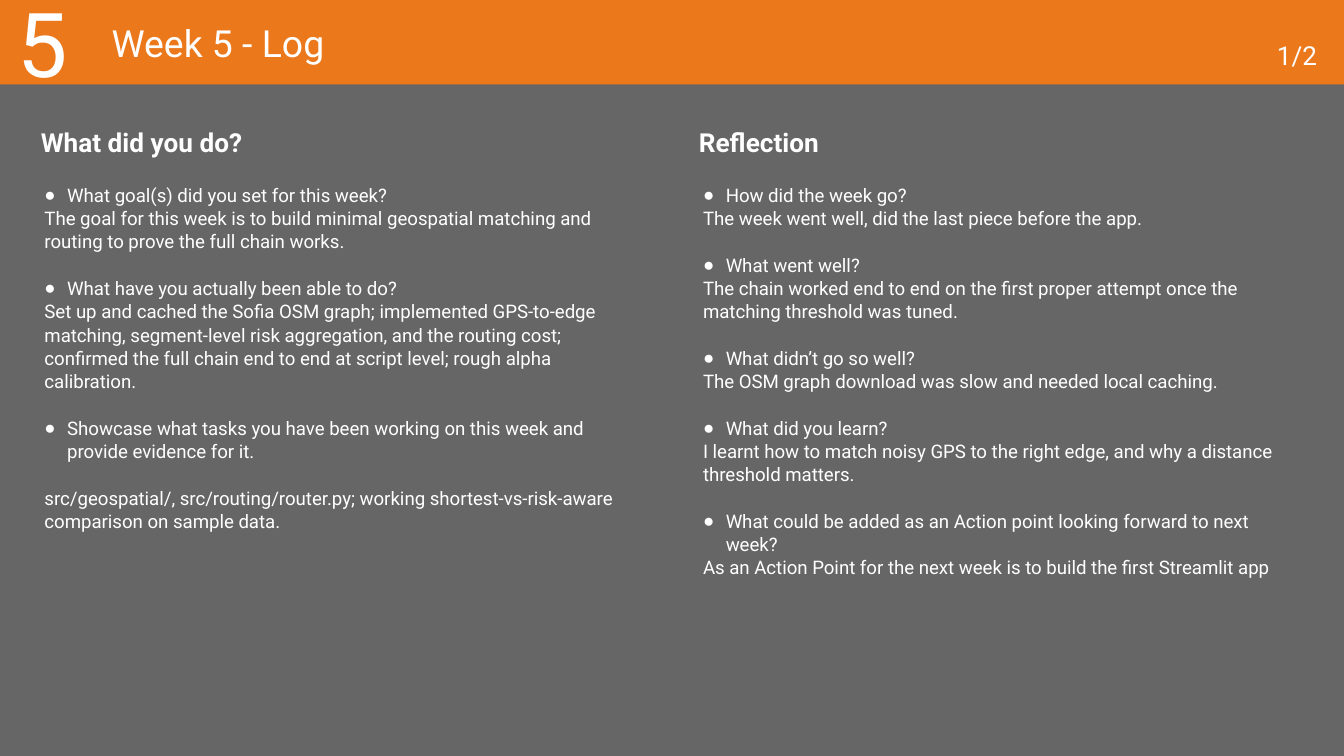
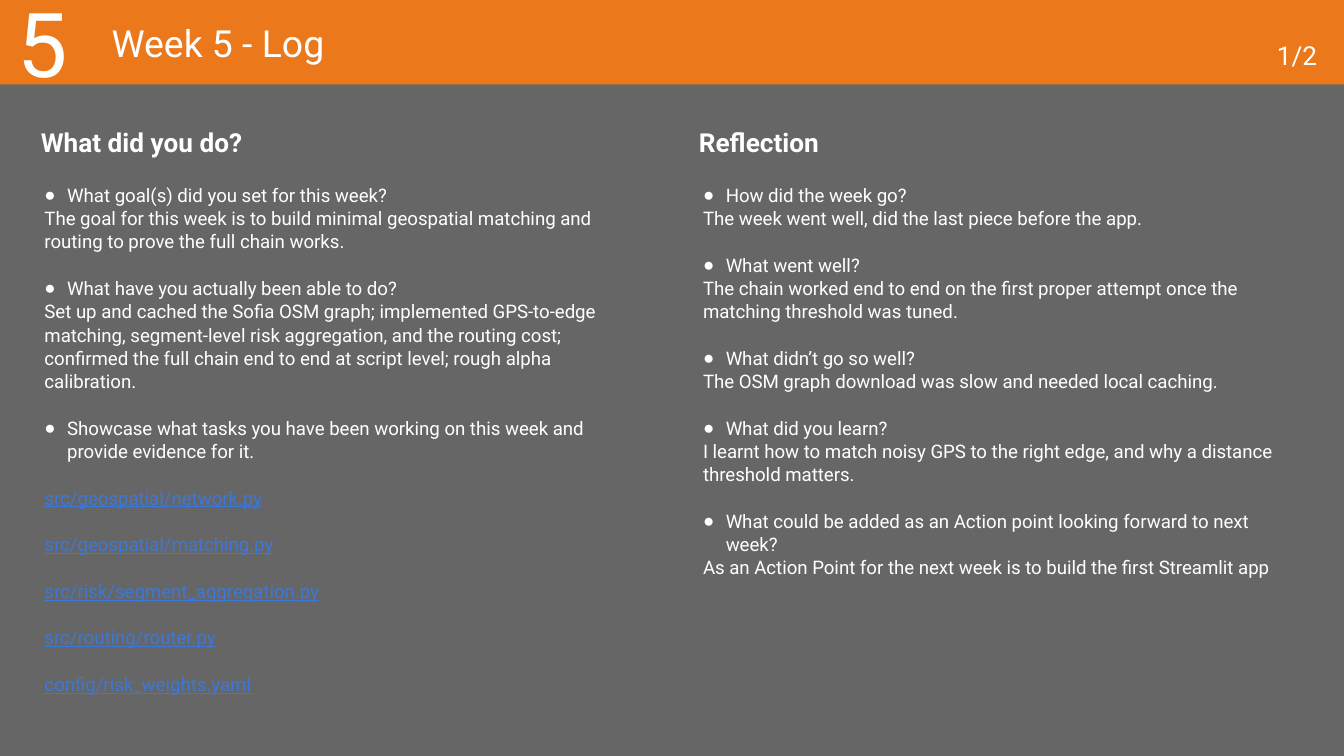
Before and after one commit to VladislavStoimenov235030/Vladislav_Stoimenov_Graduation_Project_25_26, a slide deck: slide 17 of thesis/evidencing/2026-27 Learning Log Graduation Project.pptx. Drawn at 1344x756 pixels with LibreOffice and Linux fonts; fonts in the diff are those of the drawing. Boxes give left, top, right and bottom in pixels: in the first picture for what was removed or moved away, otherwise in the second. Text is boxed around its words. In the diff, an @@ line names an element or a change of style, - is before the commit and + after.

```diff
--- a/thesis/evidencing/2026-27 Learning Log Graduation Project.pptx
+++ b/thesis/evidencing/2026-27 Learning Log Graduation Project.pptx
@@ text at box(44, 491, 319, 695): text changed; text colour #FFFFFF to #3C78D8 @@
-src/geospatial/, src/routing/router.py; working shortest-vs-risk-aware comparison on sample data.
+src/geospatial/network.py
+src/geospatial/matching.py
+src/risk/segment_aggregation.py
+src/routing/router.py
+config/risk_weights.yaml
```
Also in this commit, not shown: 18 other slides changed, 2 other files.
